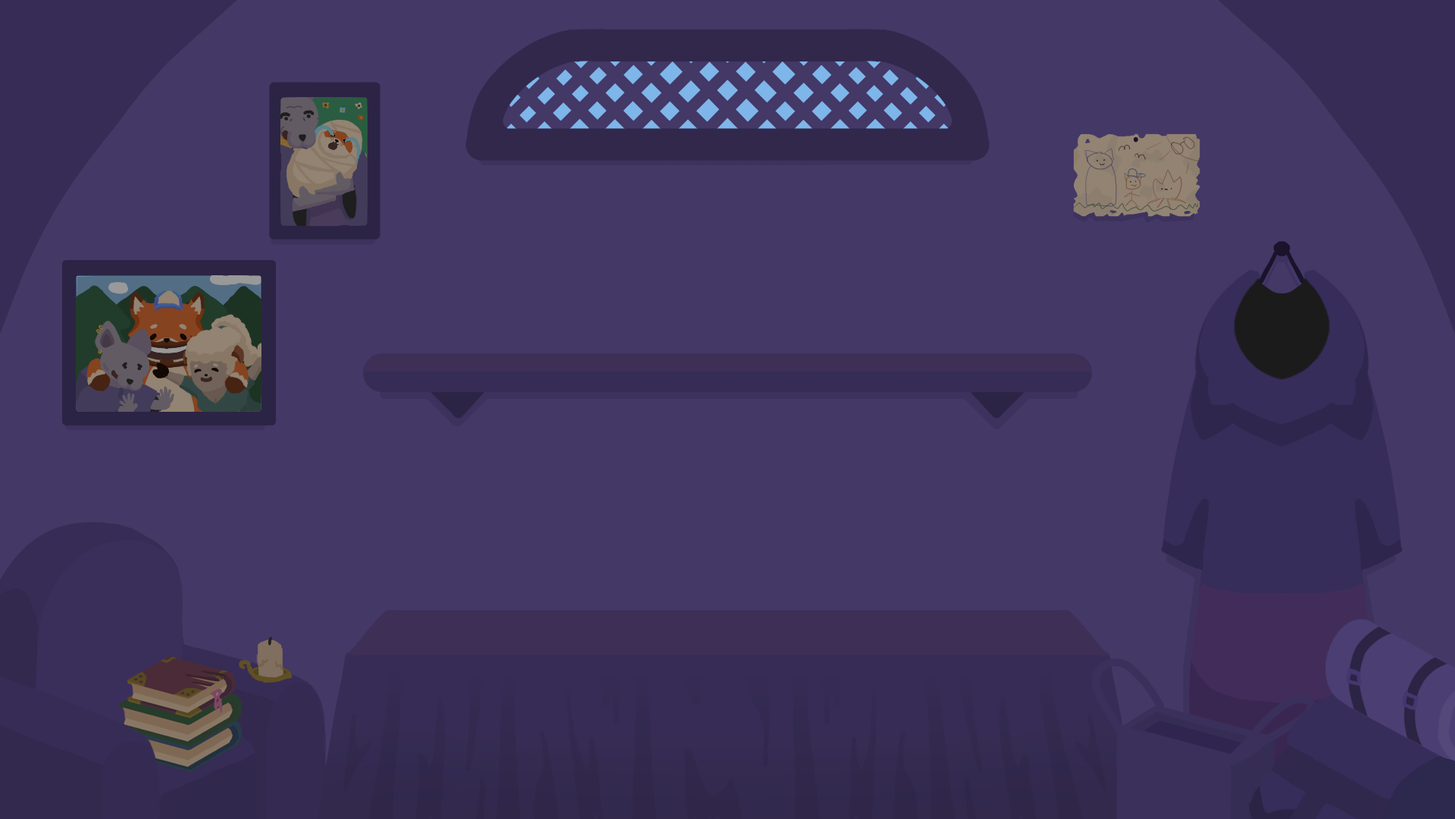
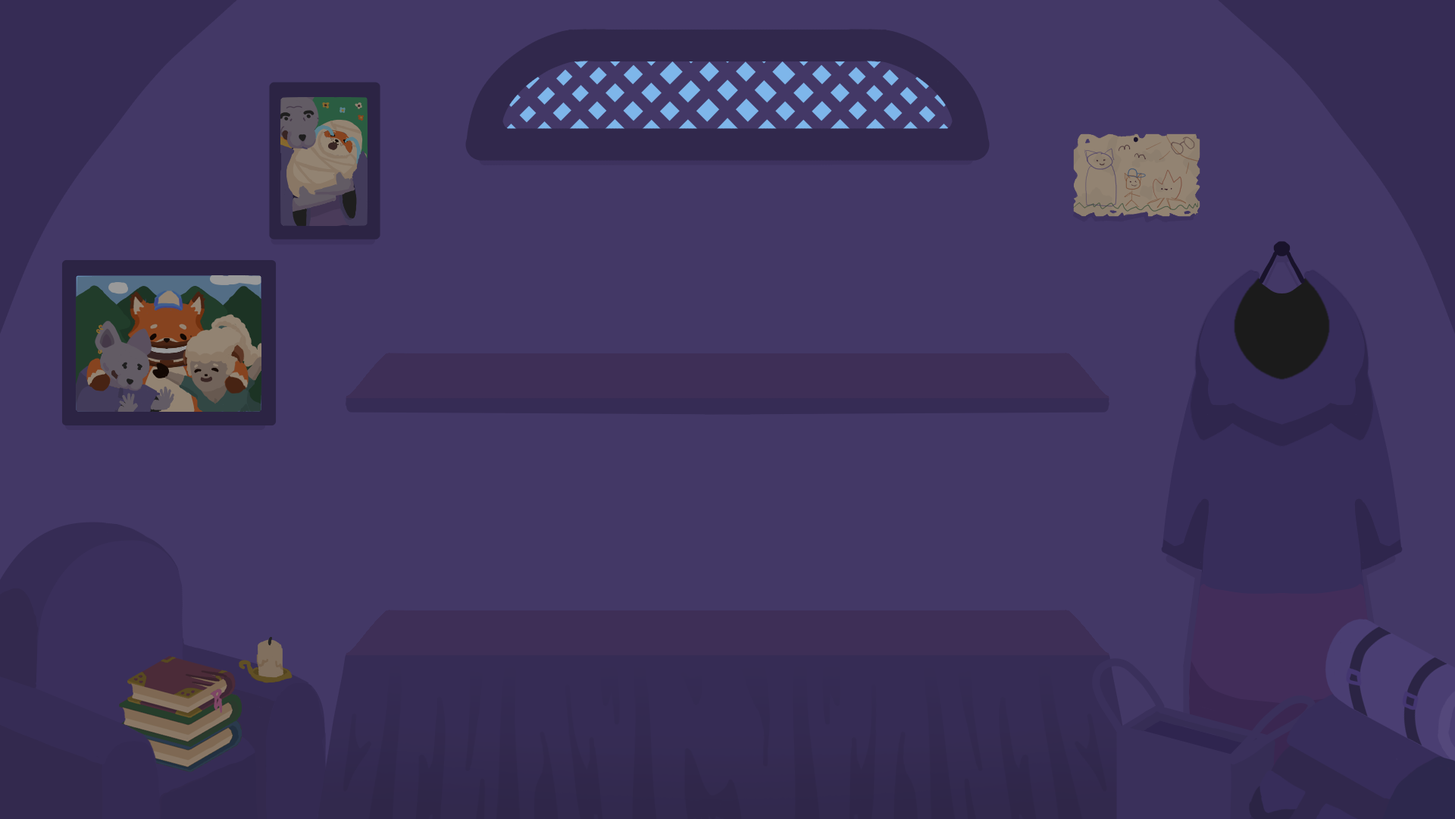
Layered file, before and after one edit (1455 × 819). Changes by layer:
painted on "Copy of Paint Layer 12" (1st of 2) over box(345, 81, 1110, 430)
added layer "Paint Layer 6" (1st of 2) above "Paint Layer 21" over box(345, 352, 1110, 430)
painted on "Paint Layer 6" (2nd of 2) over box(345, 81, 1110, 430)
painted on "Paint Layer 20" over box(345, 352, 1110, 430)
painted on "Paint Layer 3" over box(345, 81, 1110, 430)
